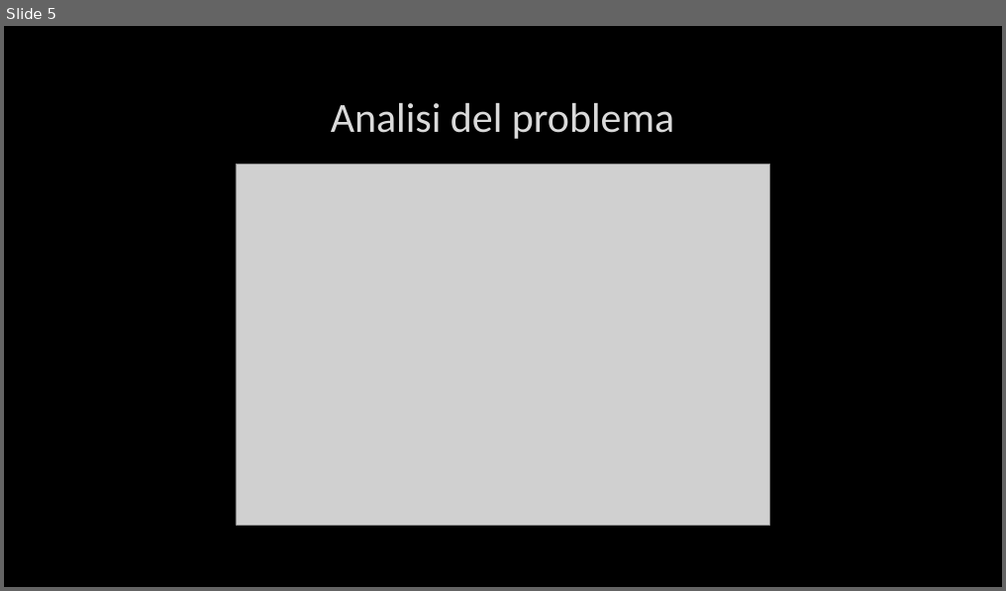
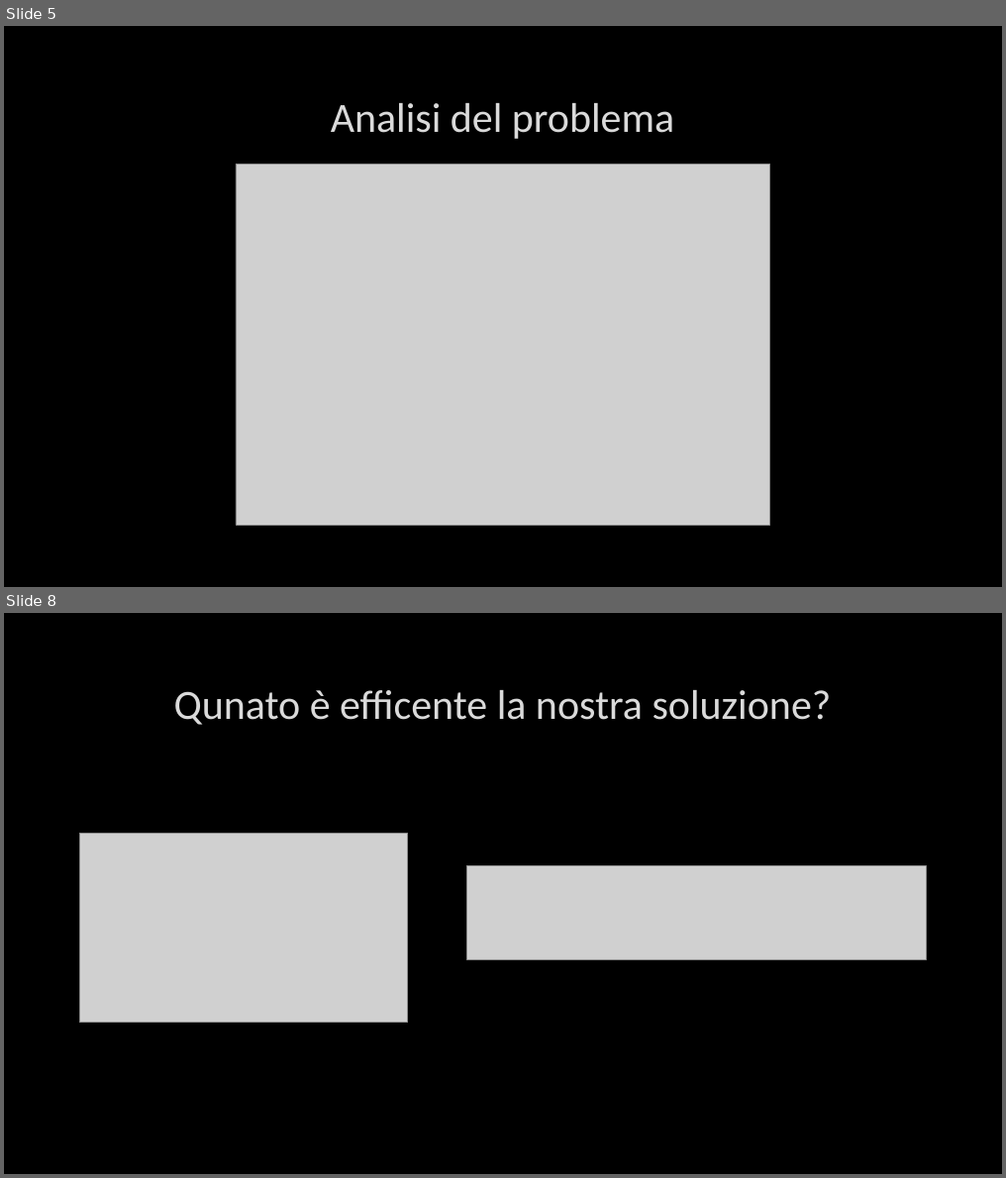
Before and after one commit to timeofview/reti-di-calcolatori, a slide deck: E1/Esercitazione 1.pptx. Shown one above the other, each under a label of ours: slide 5 before the commit, slides 5 and 8 after it; the slides between them are not shown. The pictures are 1006x591 and 1006x1178 pixels, drawn with LibreOffice and Linux fonts; fonts in the diff are those of the drawing; grey boxes stand for pictures; background and template pictures are left out. Boxes give left, top, right and bottom in pixels: in the first picture for what was removed or moved away, otherwise in the second. Text is boxed around its words. In the diff, an @@ line names an element or a change of style, - is before the commit and + after.

```diff
--- a/E1/Esercitazione 1.pptx
+++ b/E1/Esercitazione 1.pptx
@@ slide 8 added at box(4, 613, 1002, 1174), background picture (left out) @@
@@ title added at box(174, 690, 832, 725), 40 pt, text #DADADA @@
+Qunato è efficente la nostra soluzione?
@@ picture added at box(79, 833, 408, 1023) @@
@@ picture added at box(467, 866, 927, 959) @@
```
Also in this commit, not shown: 6 slides changed, 4 other slides added, 14 slides removed.
